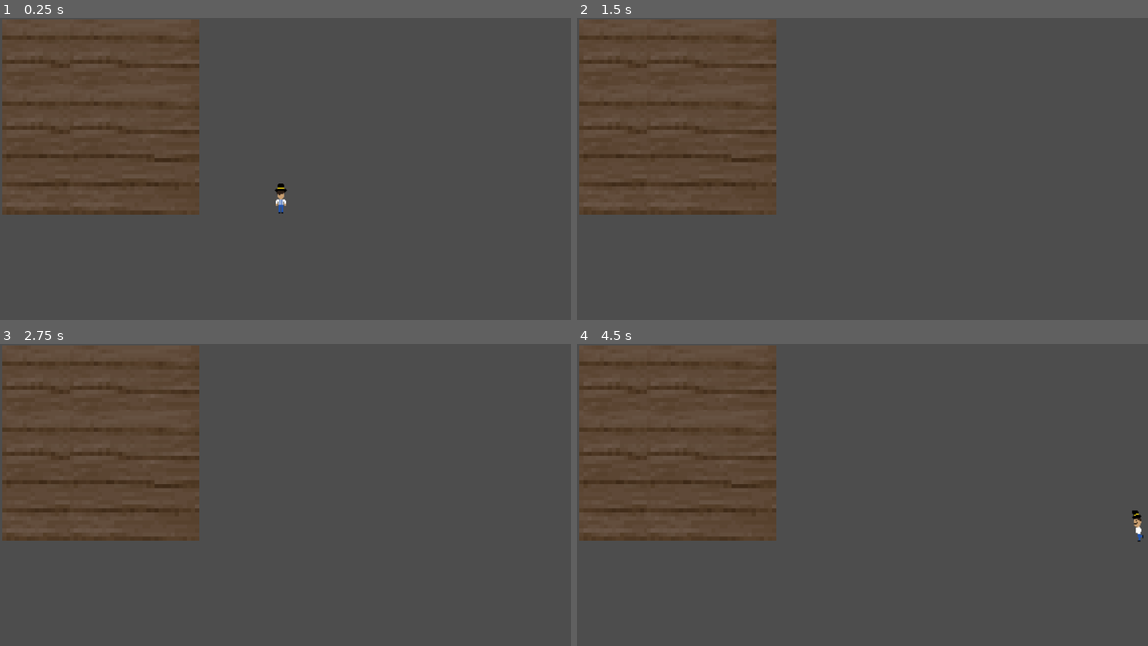
Above: before the commit, frames 1-4 (two rows, left to right).
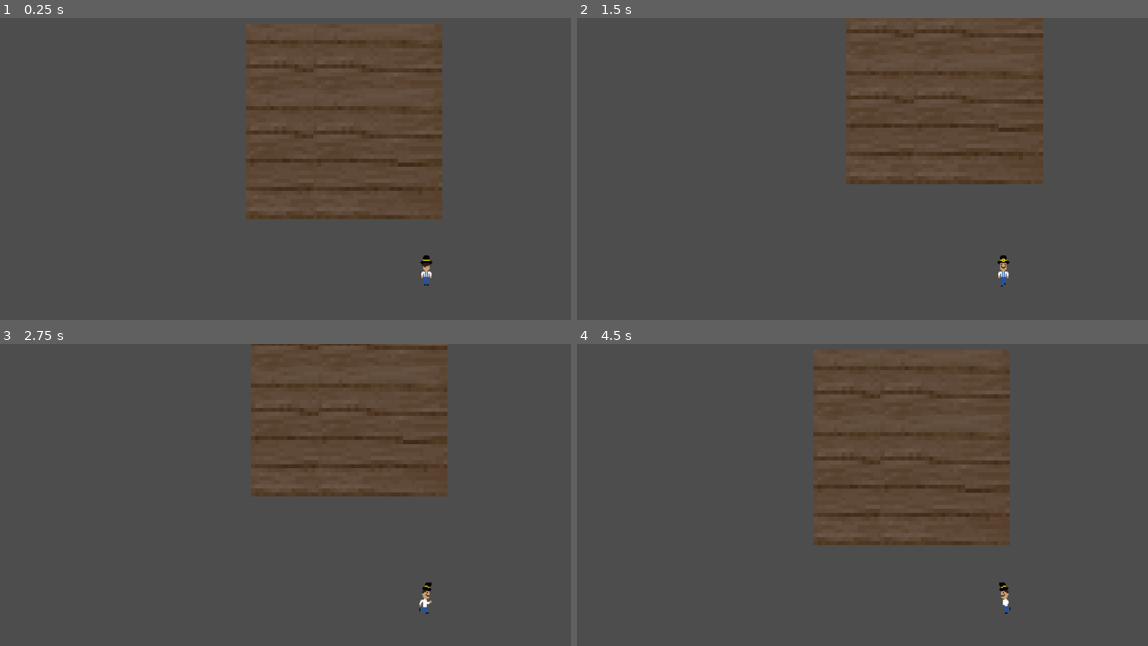
Above: after the commit, the same moments.

Repository: ian-kr/Melon
Game: Godot game, scene res://scenes/levels/insideBarn.tscn
Two runs of this game, one before a commit and one after it. Both use one fixed random seed, a clock stepped at 60 frames per second and the inputs below. This scene is started directly instead of the project's main scene.
Inputs:
- Up to frame 1 (0.25 s): no input
- Up to frame 2 (1.5 s): tap Enter at 0.5 s; hold D (right) 0.53-1.28 s; hold S (down) from 1.28 s (still down)
- Up to frame 3 (2.75 s): release S (down) at 2.03 s; hold D (right) from 2.03 s (still down)
- Up to frame 4 (4.5 s): release D (right) at 2.78 s; hold W (up) 2.78-3.53 s; hold A (left) from 3.53 s (still down)

The runs differ from the first frame. In frame 1, 22% of the frame differs, in the area x 0-78%, y 0-89%; in frame 2, 21%; in frame 3, 20%; in frame 4, 22%, in the area x 0-100%, y 0-90%.

Commit message:
Added Camera to barn center pls

Diff:
--- a/scenes/levels/insideBarn.tscn
+++ b/scenes/levels/insideBarn.tscn
@@ -1,9 +1,16 @@
-[gd_scene load_steps=3 format=3 uid="uid://fmdurogvopc"]
+[gd_scene load_steps=3 format=3 uid="uid://dj8a7nr6o3ptm"]
 
 [ext_resource type="Texture2D" uid="uid://kfu0a4il1ky1" path="res://graphics/assets/things/darkWood.png" id="1_oheuv"]
 [ext_resource type="PackedScene" uid="uid://bfekkk7kqve4c" path="res://scenes/Player_Content/character_body_2d.tscn" id="2_bfoqi"]
 
 [node name="InsideBarn" type="Node2D"]
+
+[node name="Player" parent="." instance=ExtResource("2_bfoqi")]
+position = Vector2(-317, -115)
+
+[node name="RemoteTransform2D" type="RemoteTransform2D" parent="Player"]
+position = Vector2(288, 181)
+remote_path = NodePath("../../Camera2D")
 
 [node name="ParallaxBackground" type="ParallaxBackground" parent="."]
 
@@ -11,7 +18,8 @@
 motion_mirroring = Vector2(133, 131)
 
 [node name="DarkWood" type="Sprite2D" parent="ParallaxBackground/ParallaxLayer"]
-position = Vector2(133, 131)
+position = Vector2(675, 144)
 texture = ExtResource("1_oheuv")
 
-[node name="Player" parent="." instance=ExtResource("2_bfoqi")]
+[node name="Camera2D" type="Camera2D" parent="."]
+position = Vector2(-29, 66)
